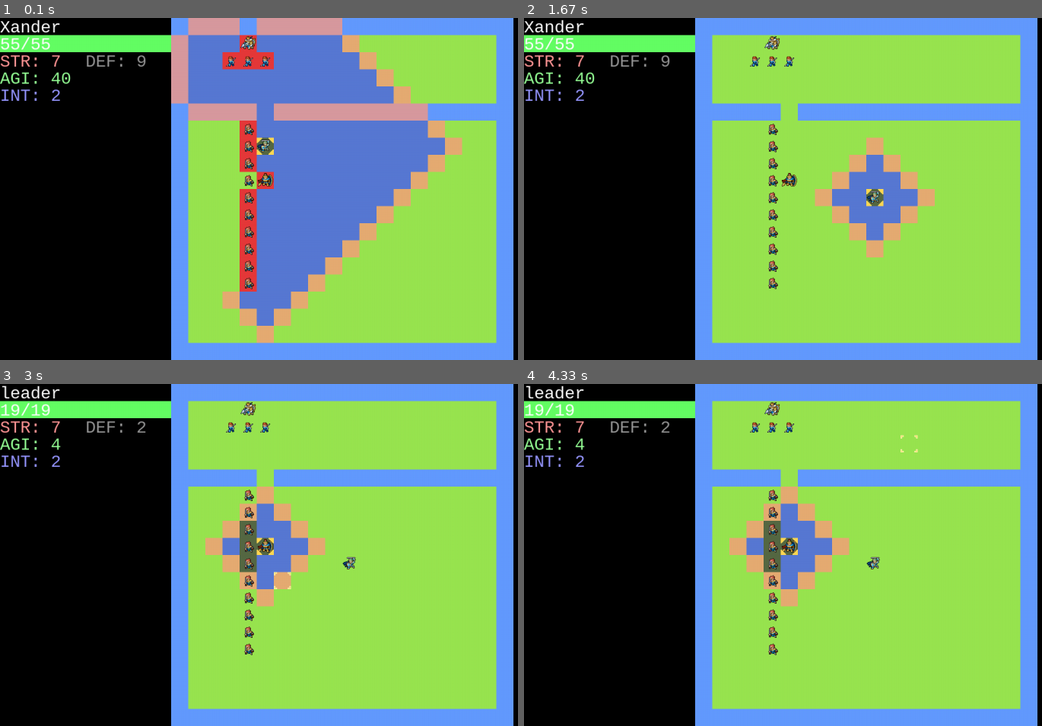
Above: before the commit, frames 1-4 (two rows, left to right).
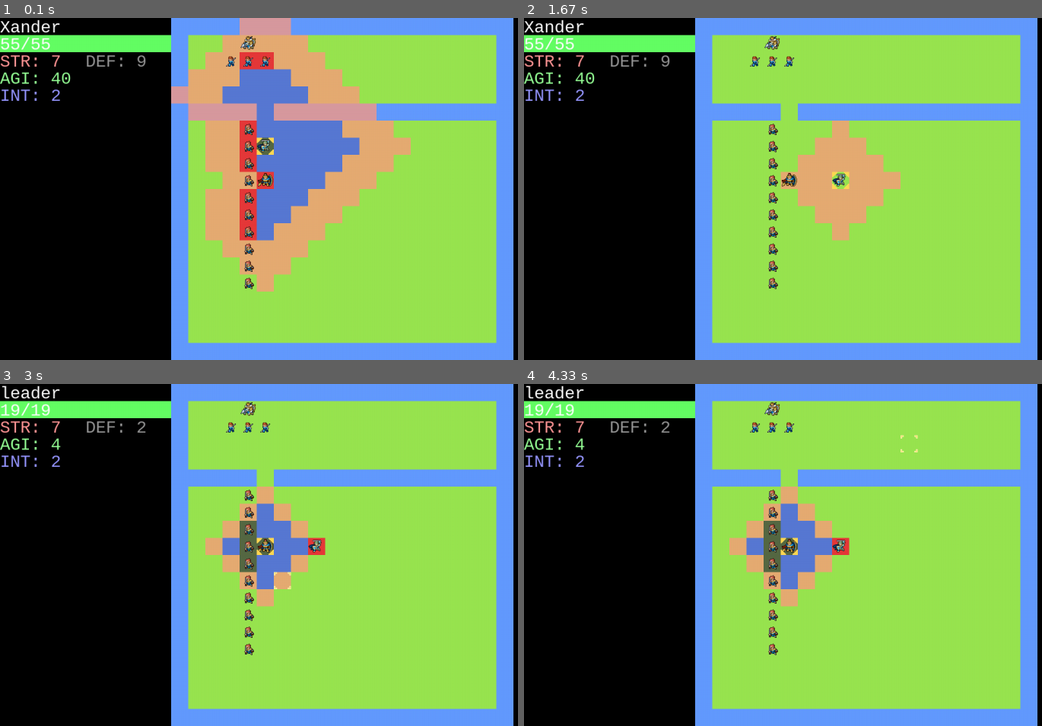
Above: after the commit, the same moments.

Repository: Coul33t/iso_tbs
Game: pygame game, started from main.py
Same seed, same stepped clock (60 frames per second), same inputs: the game is played once before the commit and once after it.
Inputs (mouse positions are in pixels of both pictures, inside the frame that each line leads up to):
- Up to frame 1 (0.1 s): no input
- Up to frame 2 (1.67 s): click (865, 189) at 0.38 s; press the mouse at (865, 189) at 0.7 s; move the mouse to (777, 127) at 0.8 s; release the mouse at (689, 62) at 0.93 s; click (845, 171) at 1.05 s; press the mouse at (outside the picture) at 1.37 s; move the mouse to (876, 250) at 1.47 s; release the mouse at (632, 154) at 1.6 s
- Up to frame 3 (3 s): click (450, 534) at 1.72 s; press the mouse at (341, 691) at 2.03 s; move the mouse to (471, 558) at 2.13 s; release the mouse at (outside the picture) at 2.27 s; tap Space at 2.33 s; press the mouse at (341, 691) at 2.7 s; move the mouse to (310, 640) at 2.8 s; release the mouse at (279, 585) at 2.93 s
- Up to frame 4 (4.33 s): press the mouse at (865, 691) at 3.03 s; move the mouse to (891, 613) at 3.13 s; release the mouse at (917, 534) at 3.27 s; press the mouse at (865, 555) at 3.37 s; move the mouse to (793, 561) at 3.47 s; release the mouse at (726, 568) at 3.6 s; press the mouse at (outside the picture) at 3.7 s; move the mouse to (886, 507) at 3.8 s; release the mouse at (653, 459) at 3.93 s; press the mouse at (865, 555) at 4.03 s; move the mouse to (891, 500) at 4.13 s; release the mouse at (917, 445) at 4.27 s

The runs differ from the first frame. In frame 1, 22% of the frame differs, in the area x 33-90%, y 0-96%; in frame 2, 5.8%; in frame 3, 0.2%; in frame 4, 0.2%.

Commit message:
Enemy under cursor stats display + weapon range

Diff:
--- a/engine.py
+++ b/engine.py
@@ -4,7 +4,7 @@
 from collections import deque
 from math import ceil, floor
 
-from tools import dst_euc, dst_man, Point, Spritesheet, BFS, get_4_connected
+from tools import dst_euc, dst_man, Point, Spritesheet, BFS, get_4_connected, get_ranged_connected
 from constants import *
 from ui_shapes import *
 from actor import Actor, Stats
@@ -81,24 +81,25 @@
 
         for i in range(3, 6):
             self.actors.append(Actor('soldier', 's', 0, sprite='soldier', color=TEAM_COLORS[0],
-                                     x=i, y=2, movement=1, stats=Stats(3,3,1)))
+                                     x=i, y=2, movement=1, stats=Stats(3, 3, 1)))
         for i in range(0,10):
             self.actors.append(Actor('barbarian', 'b', 1, sprite='mercenary', color=TEAM_COLORS[1], x=4, y=i+6, movement=2,
-                                     stats=Stats(3,2,0)))
+                                     stats=Stats(3, 2, 0)))
 
 
         self.actors.append(Actor('king', 'K', 0, sprite='king', color=TEAM_COLORS[0], x=4, y=1,
-                                 movement=2, stats=Stats(5,3,4)))
+                                 movement=2, stats=Stats(5, 3, 4)))
         self.actors.append(Actor('leader', 'L', 1, sprite='leader', color=TEAM_COLORS[1], x=5, y=9,
-                                 movement=2, stats=Stats(7,4,2)))
+                                 movement=2, stats=Stats(7, 4, 2)))
 
         self.actors.append(Actor('Xander', 'S', 2, sprite='xander', color=TEAM_COLORS[2], x=5, y=7,
-                                 movement=10, stats=Stats(7,40,2)))
+                                 movement=5, stats=Stats(7, 40, 2)))
 
         self.turn_to_take = self.actors.copy()
         self.turn_to_take.sort(key=lambda x: x.stats.mod['agility'], reverse=True)
         self.unit_turn = self.turn_to_take.pop(0)
         self.unit_turn.new_turn()
+        self.unit_turn.stats.mod['range'] = 3
         self.game_state = 'new_turn'
 
         self.highlighted_cases = self.get_possible_movement(self.unit_turn)
@@ -107,7 +108,7 @@
         possible_movement = []
         # This is done so tiles can be highlighted in amber for allies
         # and red for enemies
-        actors_position = {Point(p.x, p.y): p for p in self.actors}
+        actors_position = {Point(p.x, p.y): p for p in self.actors if not p.dead}
 
         if actor.movement_left == 0 and not actor.has_attacked:
 
@@ -117,16 +118,26 @@
 
             for tc in to_check:
 
-                if (tc in actors_position.keys()):
+                if tc in actors_position.keys():
                     if actors_position[tc].blocks:
                         if actors_position[tc].team != actor.team:
                             possible_movement.append({'pt': tc, 'valid':'enemy'})
-
+                        if actors_position[tc].team == actor.team:
+                            possible_movement.append({'pt': tc, 'valid':'ally'})
+
+            attack_range = set()
+            w_range = self.unit_turn.stats.mod['range']
+            to_add = get_ranged_connected(Point(actor.x, actor.y), w_range)
+            attack_range.update(to_add)
+
+            enemies = list([{'pt': x, 'valid': 'attack'} for x in attack_range])
+            possible_movement.extend(enemies)
             return possible_movement
 
 
         # compute the possible movement (eliminate the out of bounds movement, unwalkable tiles and enemy units tile at the same time)
-        actor_pt = [x for x in actors_position.keys()]
+        actor_pt = list(actors_position.keys())
+
         possible_movement = [(x+actor.x, y+actor.y)
                              for x in range(-actor.movement_left, actor.movement_left+1)
                              for y in range(-actor.movement_left, actor.movement_left+1)
@@ -146,14 +157,14 @@
         enemies = set()
         for tile in movement_list:
             for enemy_check in get_4_connected(tile):
-                if Point(enemy_check) in actor_pt and actor != actors_position[Point(enemy_check)] and actor.team != actors_position[Point(enemy_check)].team:
+                if Point(enemy_check) in actor_pt and not actors_position[Point(enemy_check)].dead and actor != actors_position[Point(enemy_check)]  and actor.team != actors_position[Point(enemy_check)].team:
                     enemies.add(enemy_check)
 
 
         attack_range = set()
-        actor_range = actor.stats.mod['range']
+        w_range = self.unit_turn.stats.mod['range']
         for tile in movement_list:
-            to_add = get_4_connected(tile)
+            to_add = get_ranged_connected(tile, w_range)
             attack_range.update(to_add)
         attack_range = (attack_range - movement_list) - enemies
 
@@ -166,7 +177,7 @@
 
             pm['valid'] = 'true'
 
-            if (pm['pt'] in actors_position.keys()):
+            if pm['pt'] in actors_position.keys():
                 if actors_position[pm['pt']].blocks:
                     if actors_position[pm['pt']].team == actor.team:
                         pm['valid'] = 'ally'
@@ -239,10 +250,14 @@
                     self.unit_turn.movement_left = floor(self.unit_turn.movement_left / 2)
 
     def check_under_mouse(self):
-        current_panel = self.mouse_in_panel()
+        mx, my = pygame.mouse.get_pos()
+        mouse_pt = Point(mx, my)
 
         if self.mouse_in_panel() == 'map':
-            pass
+            pos_x, pos_y = self.mouse_coord_to_panel(mouse_pt, MAP_PANEL, to_tile=True)
+            for a in self.actors:
+                if a != self.unit_turn and pos_x == a.x and pos_y == a.y:
+                    return a
 
     def mouse_coord_to_panel(self, coords, panel, to_tile=False):
         if not isinstance(coords, Point):
@@ -347,6 +362,10 @@
 
         self.render_stats(self.unit_turn, self.stats_panel)
 
+        a = self.check_under_mouse()
+        if a:
+            self.render_stats(a, self.stats_enemy_panel)
+
         self.window.blit(self.map_panel, (MAP_PANEL.pv_x, MAP_PANEL.pv_y))
         self.window.blit(self.stats_panel, (STATS_PANEL.pv_x, STATS_PANEL.pv_y))
         self.window.blit(self.stats_enemy_panel, (STATS_ENEMY_PANEL.pv_x, STATS_ENEMY_PANEL.pv_y))
